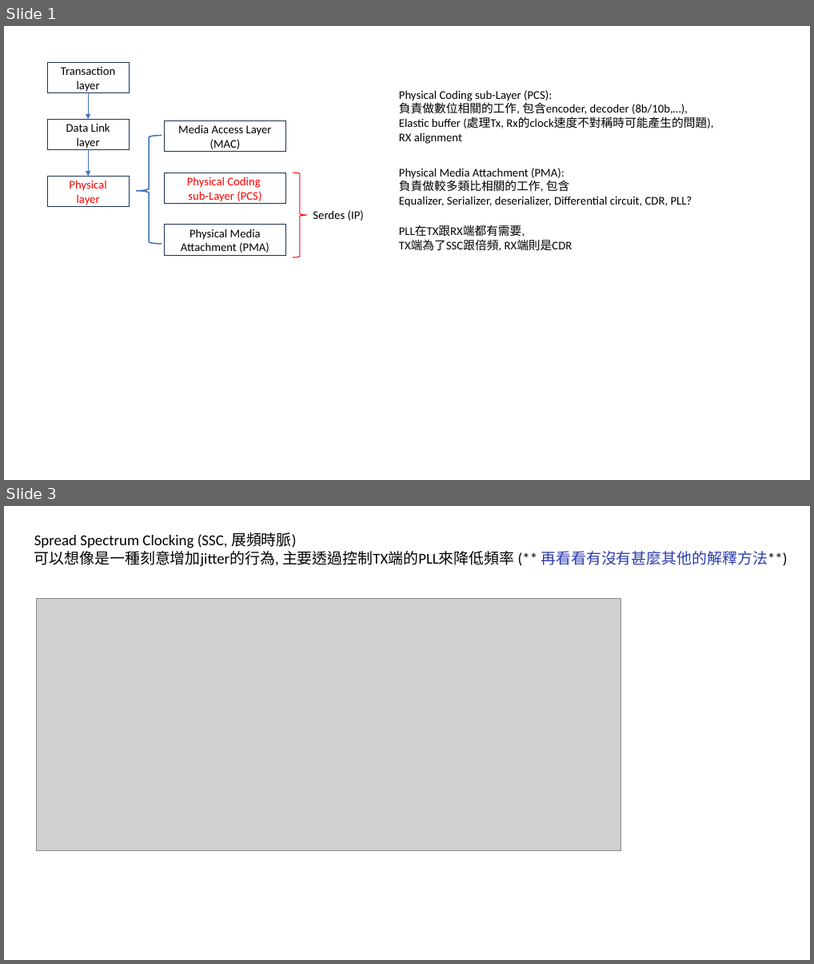
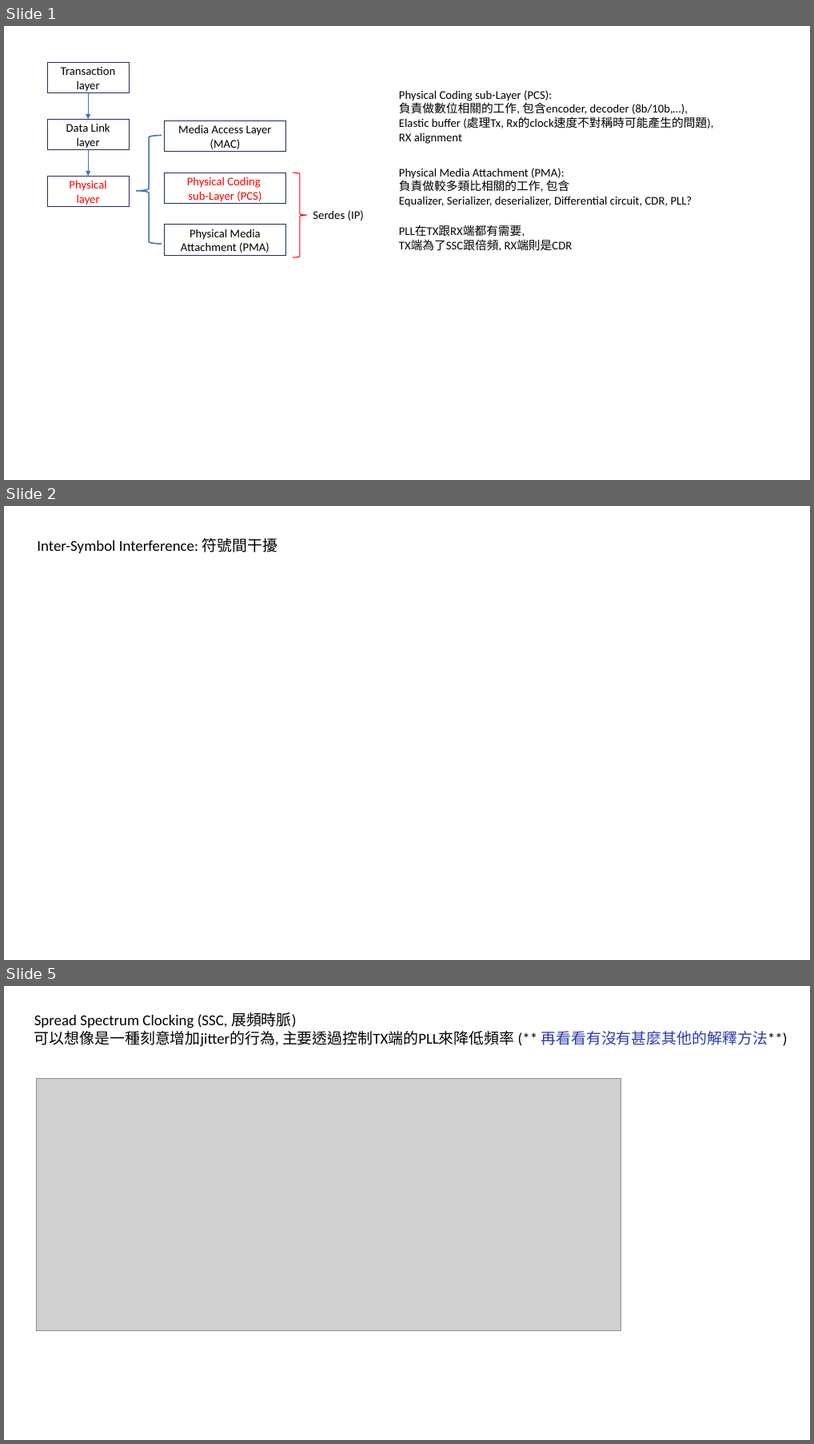
Before and after one commit to nenmatsu60302/learning_file, a slide deck: note.pptx. Shown one above the other, each under a label of ours: slides 1 and 3 before the commit, slides 1, 2 and 5 after it; the slides between them are not shown. The pictures are 814x964 and 814x1444 pixels, drawn with LibreOffice and Linux fonts; fonts in the diff are those of the drawing; grey boxes stand for pictures. Boxes give left, top, right and bottom in pixels: in the first picture for what was removed or moved away, otherwise in the second. Text is boxed around its words. In the diff, an @@ line names an element or a change of style, - is before the commit and + after.

```diff
--- a/note.pptx
+++ b/note.pptx
@@ slide 2 added at <box>4,506,810,960</box>, background #FFFFFF @@
@@ text added at <box>37,538,278,553</box>, 18 pt, text #000000 @@
+Inter-Symbol Interference: 符號間干擾
@@ what was slide 3 is now slide 5 @@
```
Also in this commit, not shown: 1 slide changed, 1 other slide added.
